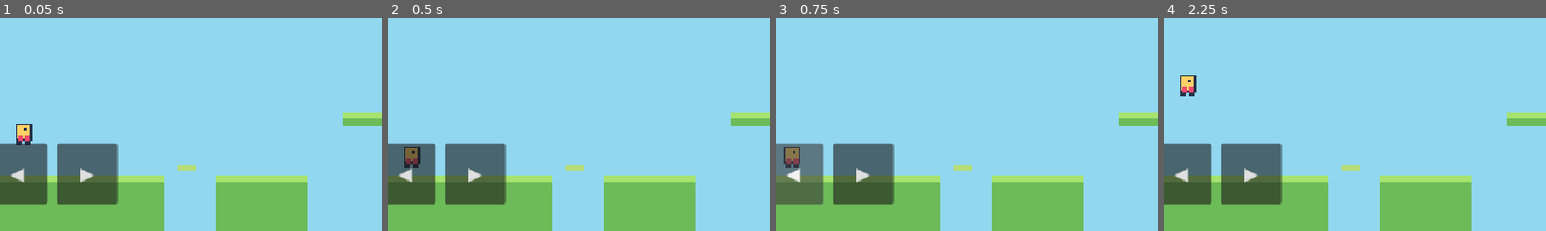
Above: before the commit, frames 1-4 (left to right).
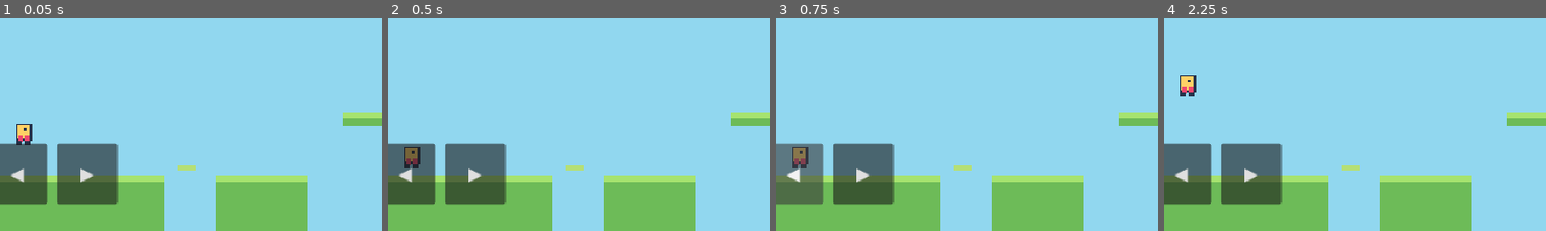
Above: after the commit, the same moments.

Repository: ishak6/PixelQuest-2D
Game: Godot game, scene res://scenes/main.tscn
Same seed, same stepped clock (60 frames per second), same inputs: the game is played once before the commit and once after it.
Inputs:
- Up to frame 1 (0.05 s): no input
- Up to frame 2 (0.5 s): no input
- Up to frame 3 (0.75 s): click "◀" at 0.5 s
- Up to frame 4 (2.25 s): click "▶" at 1.25 s; click "JUMP" at 2 s
The pictures show only the part of the screen within x 4-54%, y 50-100%; the shares and areas given below are measured in that part.

Frames 1-2 are identical in both runs. In frame 3, 0.5% of the frame differs, in the area x 2-9%, y 60-71%; in frame 4, nothing differs.

Commit message:
Fix simultaneous touch and keyboard movement handling

Diff:
--- a/scripts/player.gd
+++ b/scripts/player.gd
@@ -11,6 +11,7 @@
 var facing := 1
 var move_input := 0.0
 var jump_requested := false
+var touch_control_active := false
 
 func _physics_process(delta: float) -> void:
     if not controls_enabled:
@@ -18,7 +19,7 @@
         return
 
     var keyboard_direction := Input.get_axis("move_left", "move_right")
-    var direction := move_input if move_input != 0.0 else keyboard_direction
+    var direction := move_input if touch_control_active else keyboard_direction
     if direction != 0.0:
         facing = sign(direction)
     velocity.x = direction * SPEED
